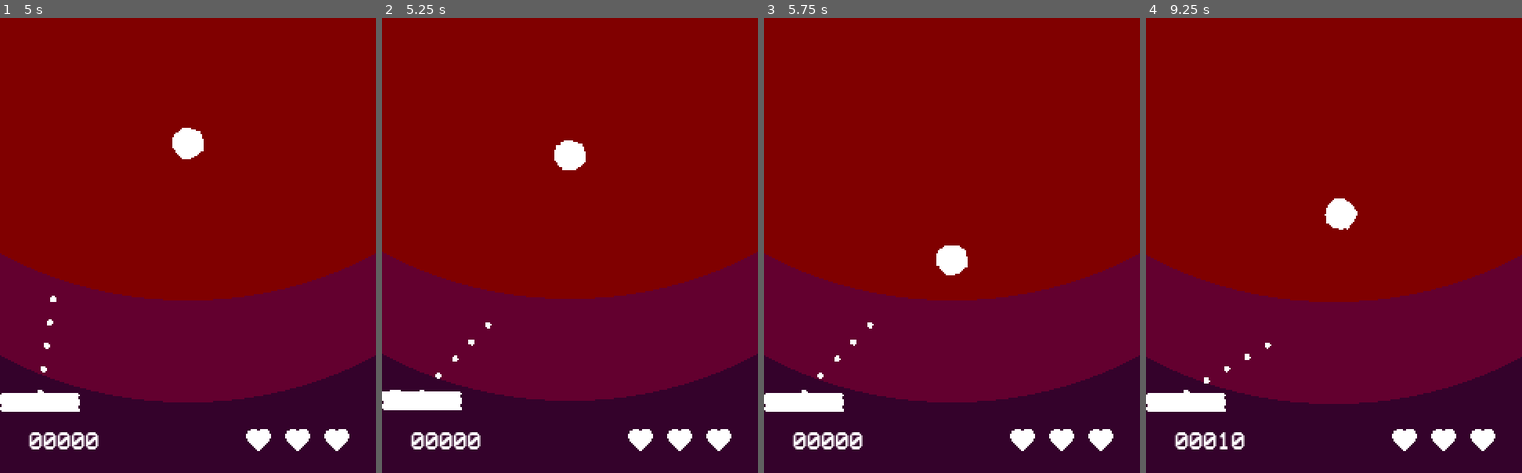
Above: before the commit, frames 1-4 (left to right).
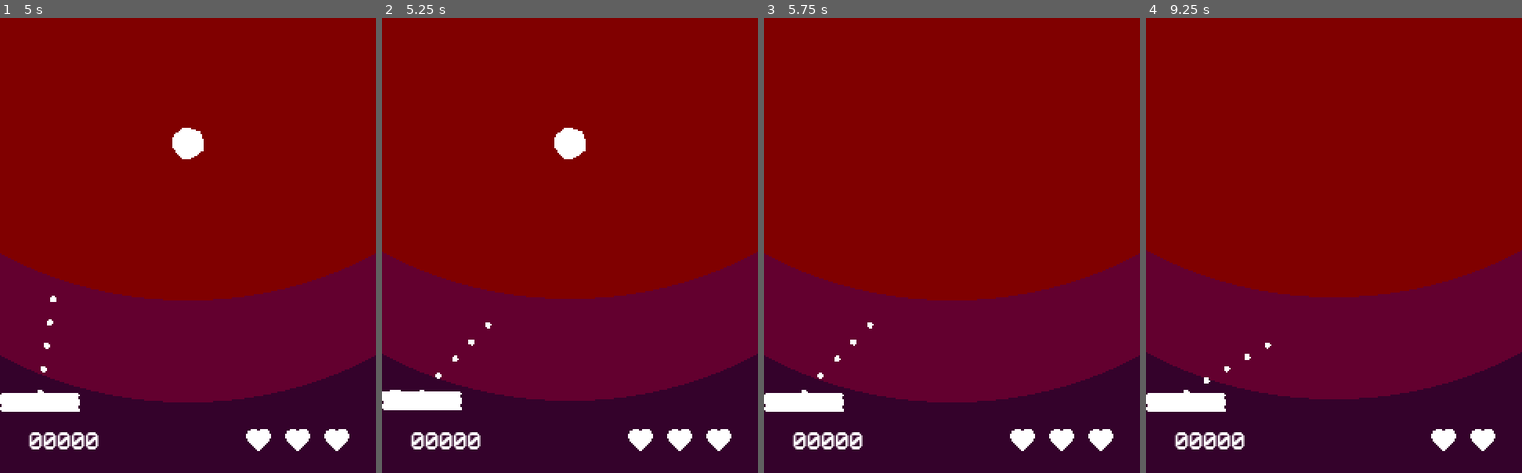
Above: after the commit, the same moments.

Repository: leogeier/impact_juggling
Game: Godot game, scene res://Main/Main.tscn
Two runs of this game, one before a commit and one after it. Both use one fixed random seed, a clock stepped at 60 frames per second and the inputs below. The engine's default icon, where the game draws it, is replaced by a stand-in: a white triangle on a blue panel in a dark square.
Inputs (mouse positions are in pixels of both pictures, inside the frame that each line leads up to):
- Up to frame 1 (5 s): move the mouse to (270, 195) at 0.52 s; hold Right (ui_right) 0.53-1.28 s; tap Space (fire) every 0.75 s from 0.6 to 4.35 s; move the mouse to (112, 245) at 1.27 s; hold Left (ui_left) 1.28-2.03 s; move the mouse to (225, 113) at 2.02 s; hold Right (ui_right) 2.03-3.53 s; move the mouse to (169, 322) at 2.77 s; move the mouse to (300, 295) at 3.52 s; hold Left (ui_left) from 3.53 s (still down); move the mouse to (75, 145) at 4.27 s
- Up to frame 2 (5.25 s): keep holding Left (ui_left); move the mouse to (588, 222) at 5.02 s; tap Space (fire) at 5.1 s
- Up to frame 3 (5.75 s): keep holding Left (ui_left)
- Up to frame 4 (9.25 s): move the mouse to (1277, 95) at 5.77 s; release Left (ui_left) at 5.78 s; hold Right (ui_right) 5.78-8.03 s; tap Space (fire) every 0.75 s from 5.85 to 8.85 s; move the mouse to (1416, 195) at 6.52 s; move the mouse to (1258, 245) at 7.27 s; move the mouse to (1371, 113) at 8.02 s; hold Left (ui_left) from 8.03 s (still down); move the mouse to (1315, 322) at 8.77 s

Frame 1 is identical in both runs. In frame 2, 0.4% of the frame differs, in the area x 45-55%, y 24-34%; in frame 3, 0.4%; in frame 4, 2.8%, in the area x 0-100%, y 39-96%.

Commit message:
add ball spawn animation

Diff:
--- a/ld-47/Ball/Ball.gd
+++ b/ld-47/Ball/Ball.gd
@@ -4,6 +4,7 @@
 export var max_speed = 5.8
 export var rot_speed = 0.05
 export var min_paddle_velocity = 3
+export var can_move = false
 
 var velocity = Vector2()
 var rot_dir = 0
@@ -32,6 +33,9 @@
 	rot_dir *= -1
 
 func _physics_process(delta):
+	if !can_move:
+		return
+
 	var collision = move_and_collide(velocity)
 
 	rotation += rot_dir * rot_speed
--- a/ld-47/BallSpawner/BallSpawner.gd
+++ b/ld-47/BallSpawner/BallSpawner.gd
@@ -1,6 +1,10 @@
 extends Node2D
 
+export var blink_count = 6
+
 var queued_balls = 0
+var blinks_left
+var cur_ball
 
 var Ball = preload("res://Ball/Ball.tscn")
 
@@ -15,12 +19,23 @@
 		$SpawnPauseTimer.start()
 
 func spawn_ball():
-	var ball = Ball.instance()
-	ball.position = position
-	get_tree().get_root().add_child(ball)
+	cur_ball = Ball.instance()
+	cur_ball.position = position
+	get_tree().get_root().add_child(cur_ball)
 
+	blinks_left = blink_count
+	$BlinkTimer.start()
+
+func blink():
+	if blinks_left > 0:
+		blinks_left -= 1
+		cur_ball.visible = !cur_ball.visible
+		$BlinkTimer.start()
+	else:
+		cur_ball.can_move = true
 
 func _ready():
 	$SpawnPauseTimer.connect("timeout", self, "attempt_ball_spawn")
+	$BlinkTimer.connect("timeout", self, "blink")
 	for timer in $BallAddTimers.get_children():
 		timer.connect("timeout", self, "queue_ball")
--- a/ld-47/BallSpawner/BallSpawner.tscn
+++ b/ld-47/BallSpawner/BallSpawner.tscn
@@ -6,7 +6,7 @@
 script = ExtResource( 1 )
 
 [node name="SpawnPauseTimer" type="Timer" parent="."]
-wait_time = 5.0
+wait_time = 10.0
 one_shot = true
 
 [node name="BallAddTimers" type="Node" parent="."]
@@ -34,3 +34,7 @@
 [node name="AddBallTimer5" type="Timer" parent="BallAddTimers"]
 wait_time = 150.0
 one_shot = true
+
+[node name="BlinkTimer" type="Timer" parent="."]
+wait_time = 0.4
+one_shot = true
